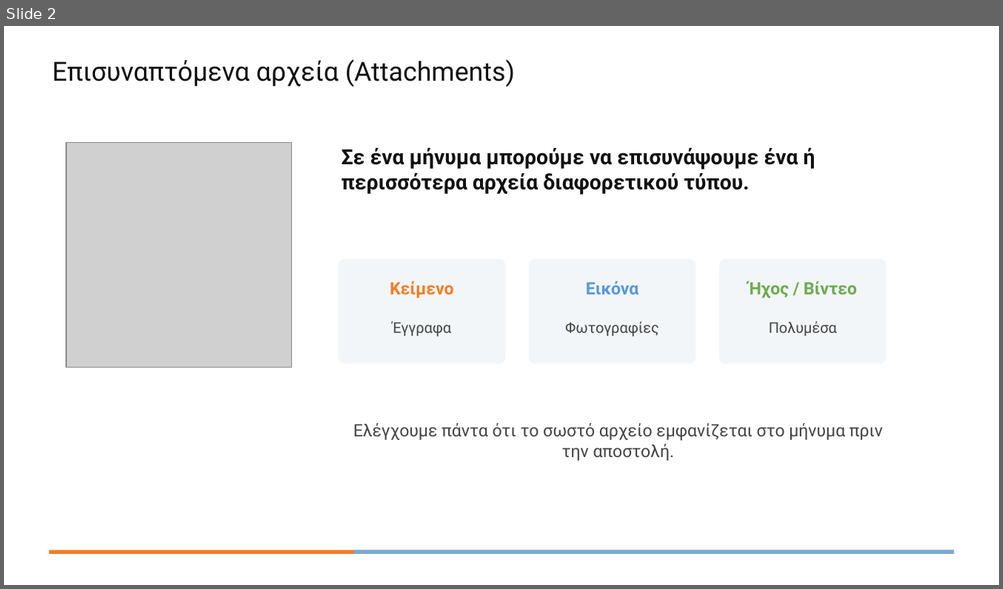
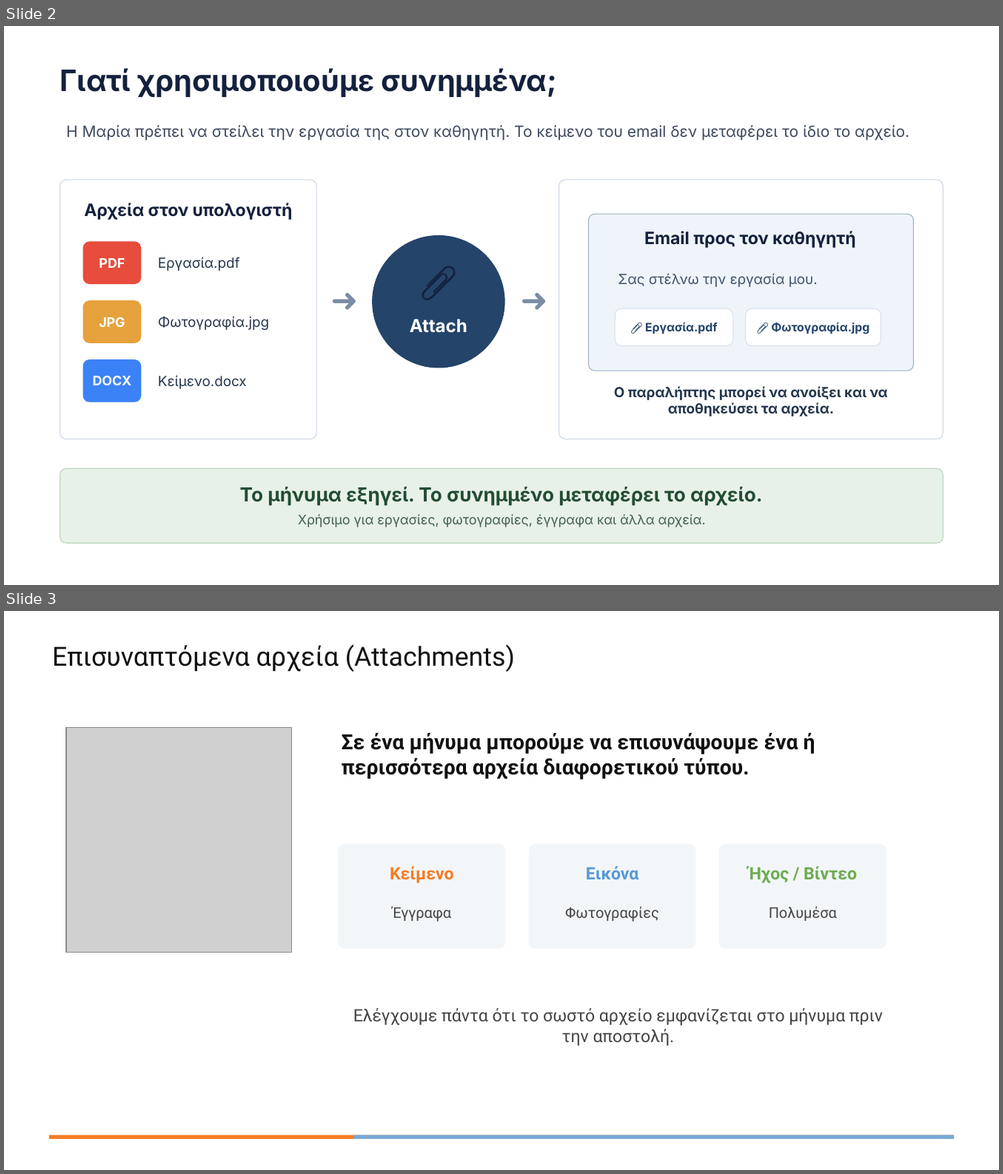
Before and after one commit to aristos32/education, a slide deck: schools-presentations/A Gymnasiou/A5.2 - Ηλεκτρονικό ταχυδρομείο/A5.2 Μ3 - Διαχείριση Ηλεκτρονικού Ταχυδρομείου.pptx. Shown one above the other, each under a label of ours: slide 2 before the commit, slides 2 and 3 after it. The pictures are 1003x589 and 1003x1174 pixels, drawn with LibreOffice and Linux fonts; fonts in the diff are those of the drawing; grey boxes stand for pictures. Boxes give left, top, right and bottom in pixels: in the first picture for what was removed or moved away, otherwise in the second. Text is boxed around its words. In the diff, an @@ line names an element or a change of style, - is before the commit and + after.

```diff
--- a/schools-presentations/A Gymnasiou/A5.2 - Ηλεκτρονικό ταχυδρομείο/A5.2 Μ3 - Διαχείριση Ηλεκτρονικού Ταχυδρομείου.pptx
+++ b/schools-presentations/A Gymnasiou/A5.2 - Ηλεκτρονικό ταχυδρομείο/A5.2 Μ3 - Διαχείριση Ηλεκτρονικού Ταχυδρομείου.pptx
@@ slide 2 added at [4,26,999,585], background #FFFFFF @@
@@ text added at [60,68,557,97], 28.5 pt, text #14213D, bold @@
+Γιατί χρησιμοποιούμε συνημμένα;
@@ text added at [66,125,909,141], 15 pt, text #3C4A5E @@
+Η Μαρία πρέπει να στείλει την εργασία της στον καθηγητή. Το κείμενο του email δεν μεταφέρει το ίδιο το αρχείο.
@@ rounded rectangle added at [60,180,316,440], fill #FFFFFF, outline #CCD6E2 0.75 pt @@
@@ rounded rectangle added at [559,180,943,440], fill #FFFFFF, outline #CCD6E2 0.75 pt @@
@@ text added at [84,203,293,220], 16.5 pt, text #14213D, bold @@
+Αρχεία στον υπολογιστή
@@ rounded rectangle added at [588,214,913,371], fill #EEF4FA, outline #9CB0C8 0.75 pt @@
@@ rounded rectangle added at [83,242,141,284], fill #E74C3C, outline #E74C3C 0.75 pt @@
@@ ellipse added at [373,235,505,368], fill #24446A, outline #24446A 0.75 pt @@
@@ text added at [644,231,856,248], 16.5 pt, text #14213D, bold @@
+Email προς τον καθηγητή
@@ text added at [99,258,125,268], 12.8 pt, text #FFFFFF, bold @@
+PDF
@@ text added at [158,257,240,271], 13.5 pt, text #25364D @@
+Εργασία.pdf
@@ text added at [392,248,484,310], 35.2 pt, text #14213D @@
+📎
@@ text added at [319,275,370,323], 31.5 pt, text #7A8CA3, bold @@
+➜
@@ text added at [509,275,559,323], 31.5 pt, text #7A8CA3, bold @@
+➜
@@ text added at [617,273,817,287], 13.5 pt, text #40516A @@
+Σας στέλνω την εργασία μου.
@@ rounded rectangle added at [83,301,141,343], fill #E6A23C, outline #E6A23C 0.75 pt @@
@@ rounded rectangle added at [615,309,733,346], fill #FFFFFF, outline #D6DEE8 0.75 pt @@
@@ rounded rectangle added at [745,309,881,346], fill #FFFFFF, outline #D6DEE8 0.75 pt @@
@@ text added at [99,318,125,327], 12.8 pt, text #FFFFFF, bold @@
+JPG
@@ text added at [158,316,269,330], 13.5 pt, text #25364D @@
+Φωτογραφία.jpg
@@ text added at [410,319,467,333], 17.2 pt, text #FFFFFF, bold @@
+Attach
@@ text added at [645,323,717,335], 11.2 pt, text #24446A, bold @@
+📎 Εργασία.pdf
@@ text added at [771,323,869,335], 11.2 pt, text #24446A, bold @@
+📎 Φωτογραφία.jpg
@@ rounded rectangle added at [83,360,141,402], fill #3B82F6, outline #3B82F6 0.75 pt @@
@@ text added at [93,376,132,386], 12.8 pt, text #FFFFFF, bold @@
+DOCX
@@ text added at [158,375,247,389], 13.5 pt, text #25364D @@
+Κείμενο.docx
@@ text added at [614,386,888,417], 13.5 pt, text #25364D, bold @@
+Ο παραλήπτης μπορεί να ανοίξει και να αποθηκεύσει τα αρχεία.
@@ rounded rectangle added at [60,469,942,544], fill #E8F1E8, outline #B7D2BA 0.75 pt @@
@@ text added at [240,487,762,506], 18.8 pt, text #234D32, bold @@
+Το μήνυμα εξηγεί. Το συνημμένο μεταφέρει το αρχείο.
@@ text added at [298,514,706,528], 12.8 pt, text #41624A @@
+Χρήσιμο για εργασίες, φωτογραφίες, έγγραφα και άλλα αρχεία.
@@ what was slide 2 is now slide 3 @@
```
Also in this commit, not shown: 1 slide removed, 2 other files.
